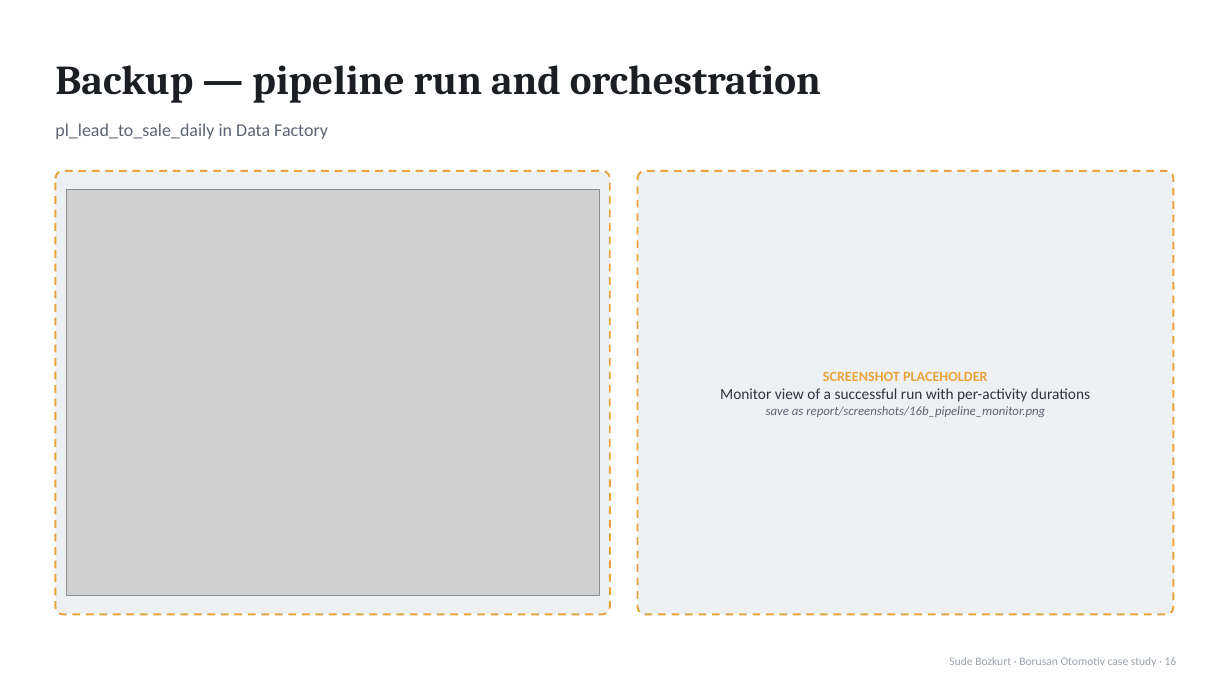
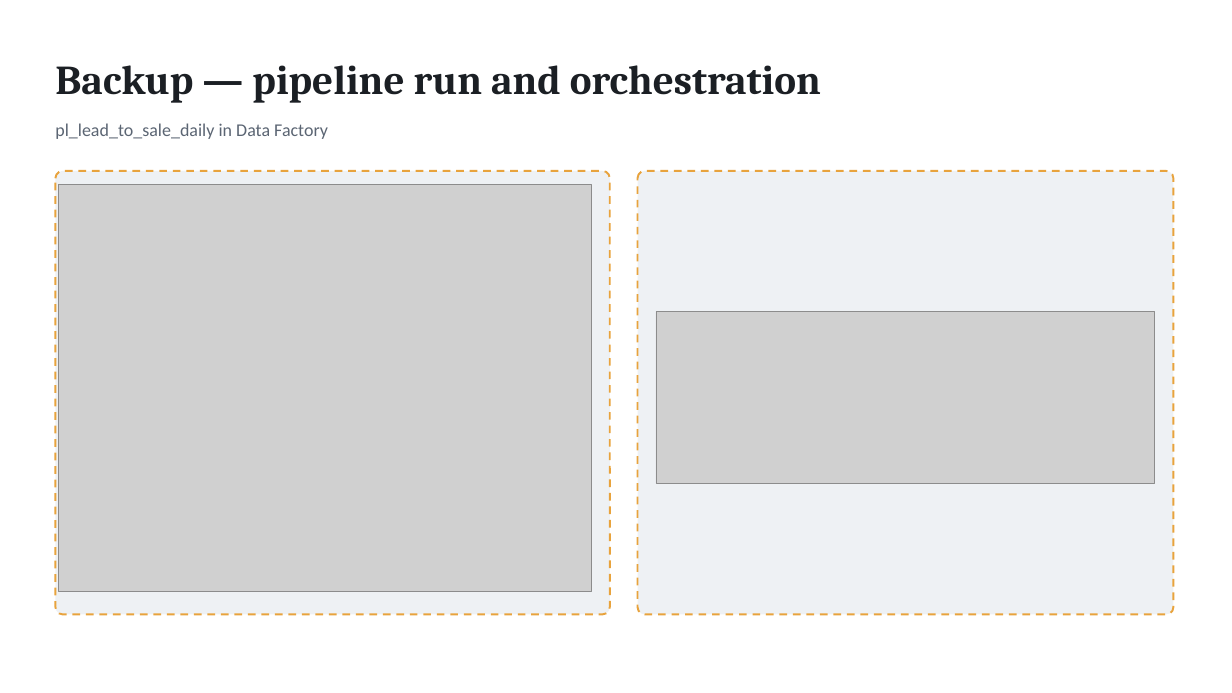
Before and after one commit to sudebzkrt/borusan-lead-to-sale-case, a slide deck: slide 16 of presentation.pptx. Drawn at 1232x693 pixels with LibreOffice and Linux fonts; fonts in the diff are those of the drawing; grey boxes stand for pictures. Boxes give left, top, right and bottom in pixels: in the first picture for what was removed or moved away, otherwise in the second. Text is boxed around its words. In the diff, an @@ line names an element or a change of style, - is before the commit and + after.

```diff
--- a/presentation.pptx
+++ b/presentation.pptx
@@ picture moved from (x1=67, y1=189, x2=600, y2=596) to (x1=58, y1=185, x2=592, y2=592) @@
@@ picture added at (x1=656, y1=311, x2=1155, y2=483) @@
@@ text removed at (x1=720, y1=371, x2=1090, y2=417) @@
-SCREENSHOT PLACEHOLDER
-Monitor view of a successful run with per-activity durations
-save as report/screenshots/16b_pipeline_monitor.png
@@ text removed at (x1=949, y1=657, x2=1177, y2=667) @@
-Sude Bozkurt · Borusan Otomotiv case study · 16
```
Also in this commit, not shown: 3 other slides changed, 1 other file.
